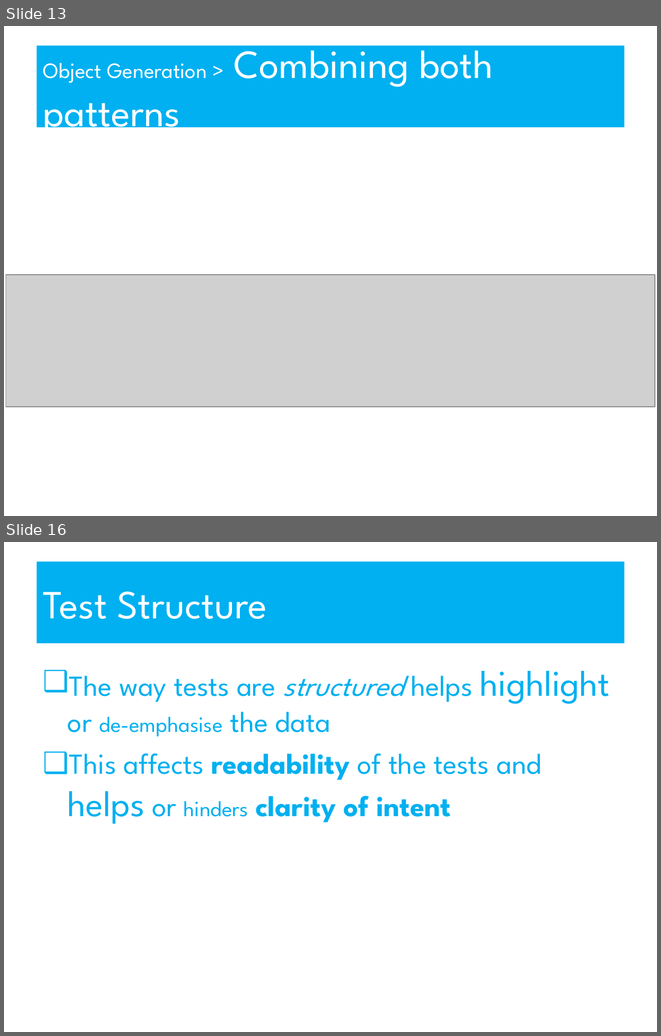
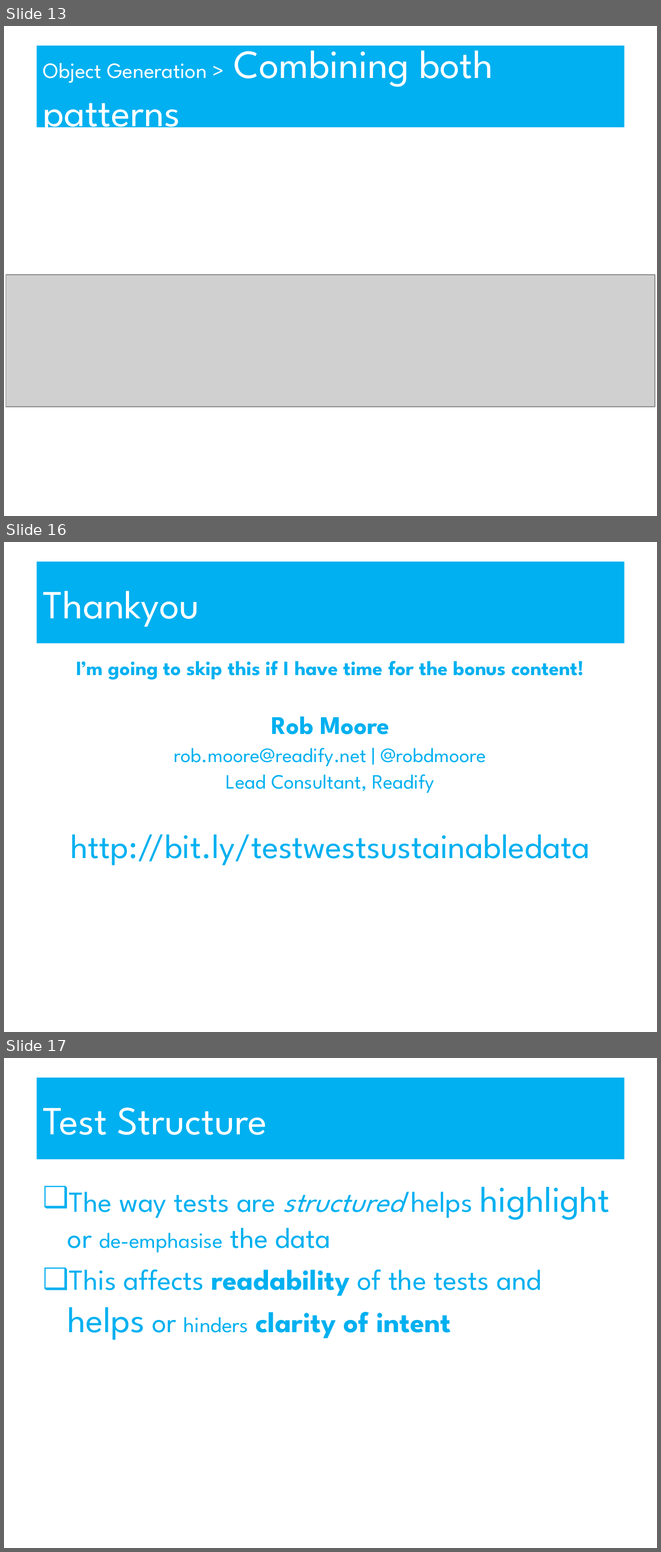
Before and after one commit to robdmoore/TestDataSustainabilityPresentation, a slide deck: Presentation.ppt. Shown one above the other, each under a label of ours: slides 13 and 16 before the commit, slides 13, 16 and 17 after it; the slides between them are not shown. The pictures are 661x1036 and 661x1552 pixels, drawn with LibreOffice and Linux fonts; fonts in the diff are those of the drawing; grey boxes stand for pictures. Boxes give left, top, right and bottom in pixels: in the first picture for what was removed or moved away, otherwise in the second. Text is boxed around its words. In the diff, an @@ line names an element or a change of style, - is before the commit and + after.

```diff
--- a/Presentation.ppt
+++ b/Presentation.ppt
@@ slide 16 added at (x1=4, y1=542, x2=657, y2=1032), background #FFFFFF @@
@@ title added at (x1=37, y1=562, x2=624, y2=643), fill #00B0F0, 44 pt, text #FFFFFF @@
+Thankyou
@@ text added at (x1=71, y1=661, x2=590, y2=865), 22.4 pt, text #00B0F0 @@
+I’m going to skip this if I have time for the bonus content!
+Rob Moore
+rob.moore@readify.net | @robdmoore
+Lead Consultant, Readify
+http://bit.ly/testwestsustainabledata
@@ what was slide 16 is now slide 17 @@
```
Also in this commit, not shown: 10 slides changed, 2 other slides added, 1 other file.
